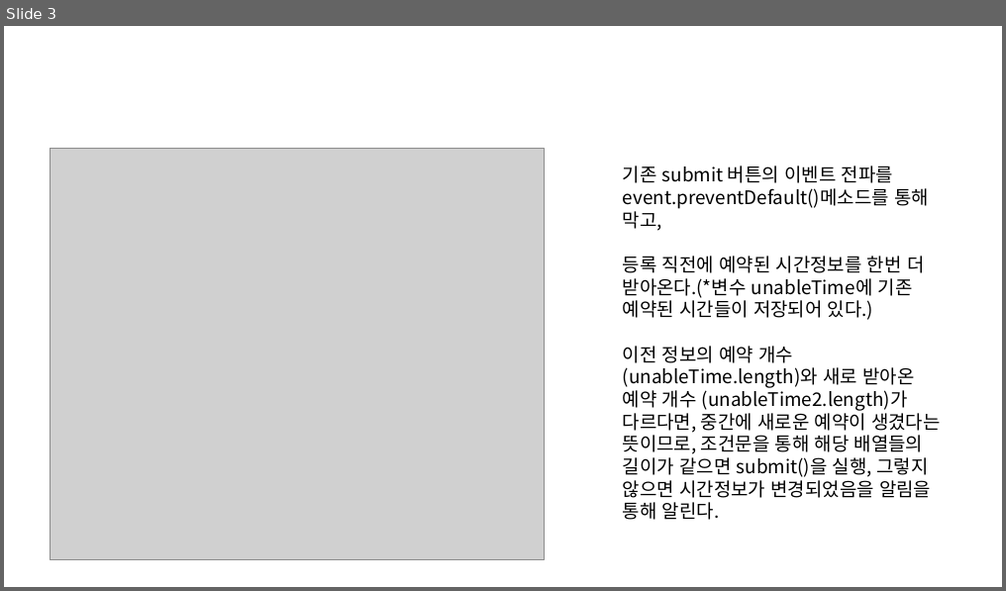
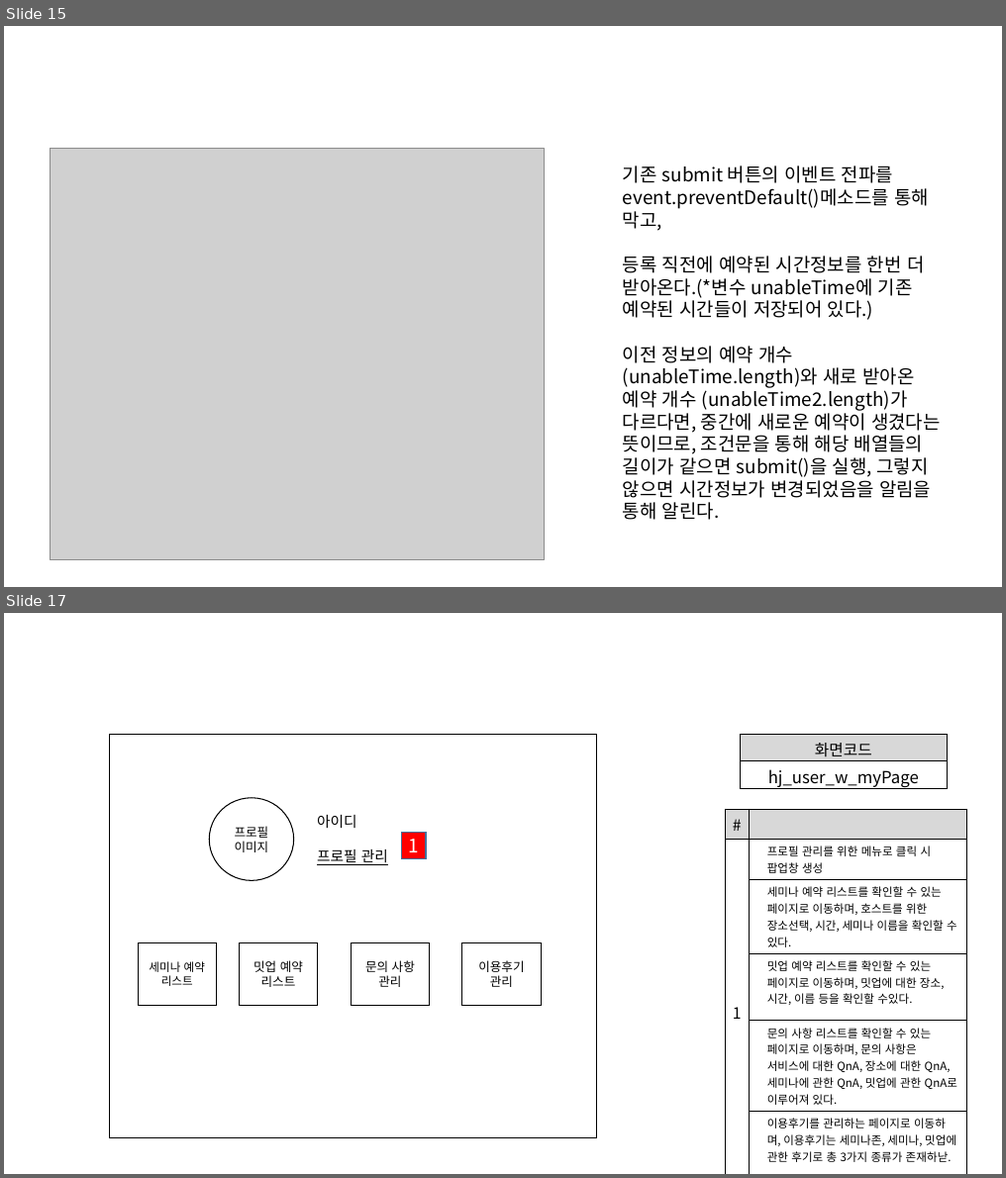
Before and after one commit to ezenteam2/e-Zone, a slide deck: 0 발표용 파워포인트/0501 5차발표/0501 project05 - 파워포인트 - 형준.pptx. Shown one above the other, each under a label of ours: slide 3 before the commit, slides 15 and 17 after it; the slides between them are not shown. The pictures are 1006x591 and 1006x1178 pixels, drawn with LibreOffice and Linux fonts; fonts in the diff are those of the drawing; grey boxes stand for pictures. Boxes give left, top, right and bottom in pixels: in the first picture for what was removed or moved away, otherwise in the second. Text is boxed around its words. In the diff, an @@ line names an element or a change of style, - is before the commit and + after.

```diff
--- a/0 발표용 파워포인트/0501 5차발표/0501 project05 - 파워포인트 - 형준.pptx
+++ b/0 발표용 파워포인트/0501 5차발표/0501 project05 - 파워포인트 - 형준.pptx
@@ slide 17 added at [4,613,1002,1174], background #FFFFFF @@
@@ rectangle added at [110,735,597,1139], outline #000000 1 pt @@
@@ table added at [740,735,947,792], 2 rows, 1 columns @@
+화면코드
+hj_user_w_myPage
@@ ellipse added at [209,798,294,881], outline #000000 1 pt, 12 pt, text #000000 @@
+프로필이미지
@@ text added at [317,815,388,865], 14 pt, text #000000, underline @@
+아이디
+프로필 관리
@@ table added at [725,809,966,1166], 6 rows, 2 columns @@
+# | 
+1 | 프로필 관리를 위한 메뉴로 클릭 시 팝업창 생성
+ | 세미나 예약 리스트를 확인할 수 있는 페이지로 이동하며, 호스트를 위한 장소선택, 시간, 세미나 이름을 확인할 수 있다.
+ | 밋업 예약 리스트를 확인할 수 있는 페이지로 이동하며, 밋업에 대한 장소, 시간, 이름 등을 확인할 수있다.
+ | 문의 사항 리스트를 확인할 수 있는 페이지로 이동하며, 문의 사항은 서비스에 대한 QnA, 장소에 대한 QnA, 세미나에 관한 QnA, 밋업에 관한 QnA로 이루어져 있다.
+ | 이용후기를 관리하는 페이지로 이동하며, 이용후기는 세미나존, 세미나, 밋업에 관한 후기로 총 3가지 종류가 존재하낟.
@@ rectangle added at [402,833,426,860], fill #FF0000, outline #43739E 1 pt, 18 pt, text #FFFFFF @@
+1
@@ rectangle added at [138,943,217,1006], outline #000000 1 pt, 11 pt, text #000000 @@
+세미나 예약 리스트
@@ rectangle added at [239,943,318,1006], outline #000000 1 pt, 12 pt, text #000000 @@
+밋업 예약
+리스트
@@ rectangle added at [351,943,430,1006], outline #000000 1 pt, 12 pt, text #000000 @@
+문의 사항
+관리
@@ rectangle added at [462,943,541,1006], outline #000000 1 pt, 12 pt, text #000000 @@
+이용후기 관리
@@ what was slide 3 is now slide 15 @@
```
Also in this commit, not shown: 31 other slides added.
